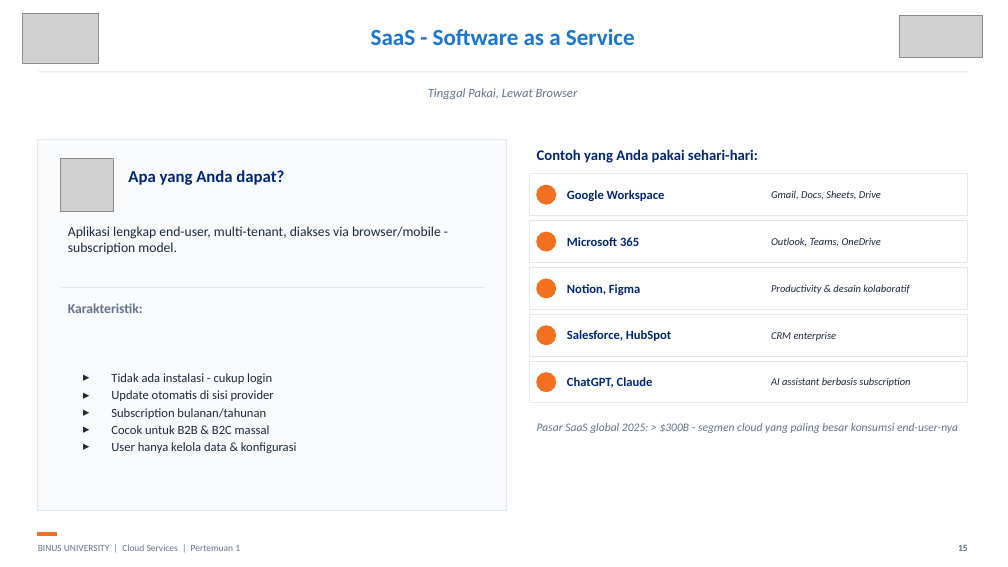
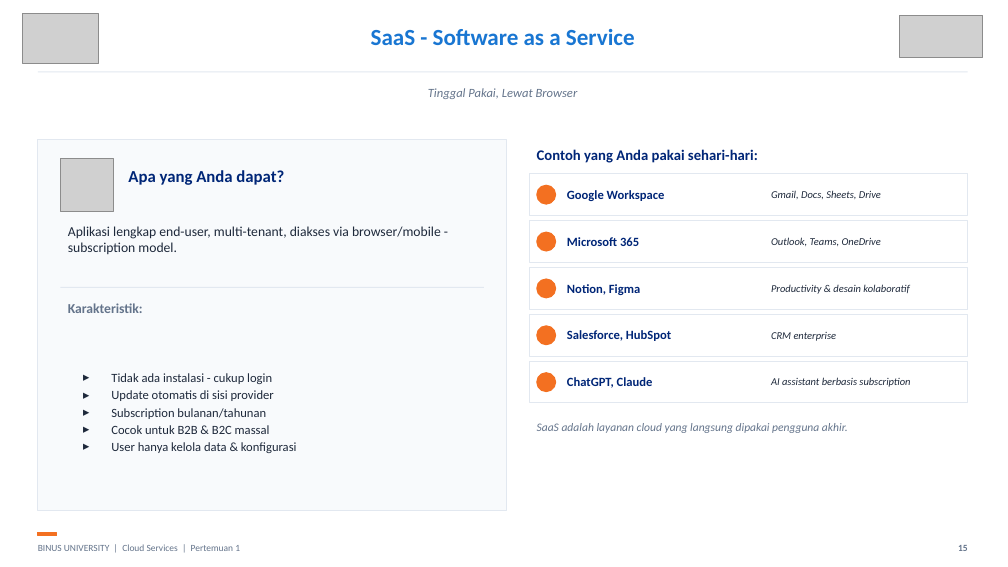
Before and after one commit to SeedFlora/meet1CloudService, a slide deck: slide 15 of slides/Teori_Pertemuan_01.pptx. Drawn at 1008x567 pixels with LibreOffice and Linux fonts; fonts in the diff are those of the drawing; grey boxes stand for pictures. Boxes give left, top, right and bottom in pixels: in the first picture for what was removed or moved away, otherwise in the second. Text is boxed around its words. In the diff, an @@ line names an element or a change of style, - is before the commit and + after.

```diff
--- a/slides/Teori_Pertemuan_01.pptx
+++ b/slides/Teori_Pertemuan_01.pptx
@@ text at [537,423,848,433]: text changed @@
-Pasar SaaS global 2025: > $300B - segmen cloud yang paling besar konsumsi end-user-nya
+SaaS adalah layanan cloud yang langsung dipakai pengguna akhir.
```
Also in this commit, not shown: 4 other slides changed.
